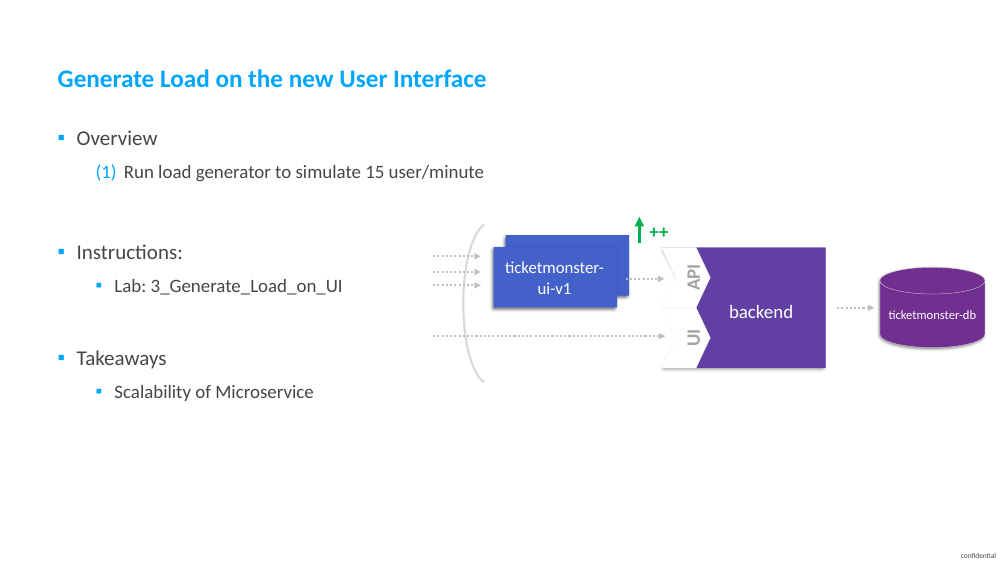
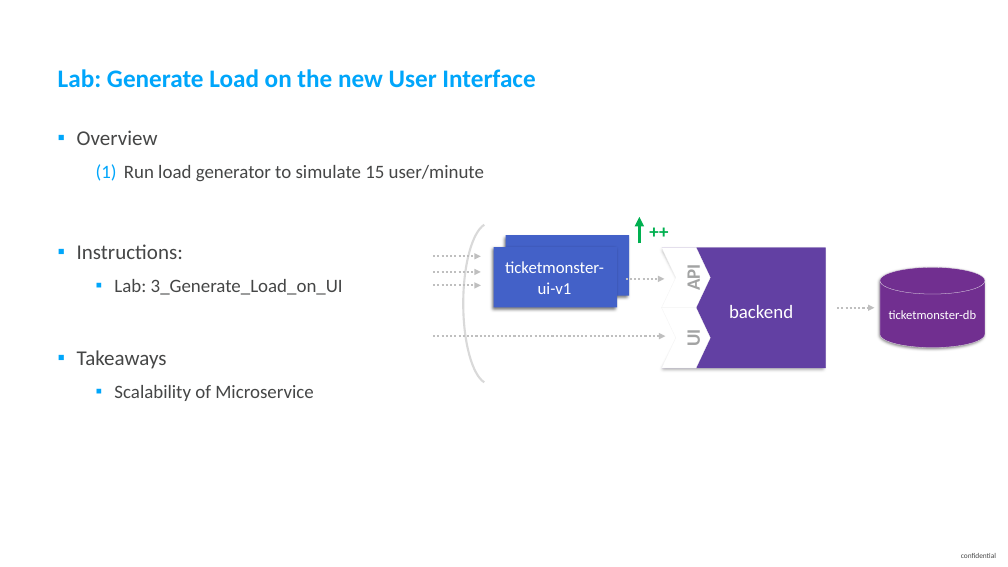
Before and after one commit to thiagobien/ACL, a slide deck: slide 14 of workshop/03_Monolith_to_Microservices/ACMWorkshop_Monolith_to_Microservices.pptx. Drawn at 1008x567 pixels with LibreOffice and Linux fonts; fonts in the diff are those of the drawing. Boxes give left, top, right and bottom in pixels: in the first picture for what was removed or moved away, otherwise in the second. Text is boxed around its words. In the diff, an @@ line names an element or a change of style, - is before the commit and + after.

```diff
--- a/workshop/03_Monolith_to_Microservices/ACMWorkshop_Monolith_to_Microservices.pptx
+++ b/workshop/03_Monolith_to_Microservices/ACMWorkshop_Monolith_to_Microservices.pptx
@@ title at <box>58,69,535,88</box>: text changed @@
-Generate Load on the new User Interface
+Lab: Generate Load on the new User Interface
```
Also in this commit, not shown: 11 other slides changed, 2 slides added, 2 slides removed, 13 other files.
